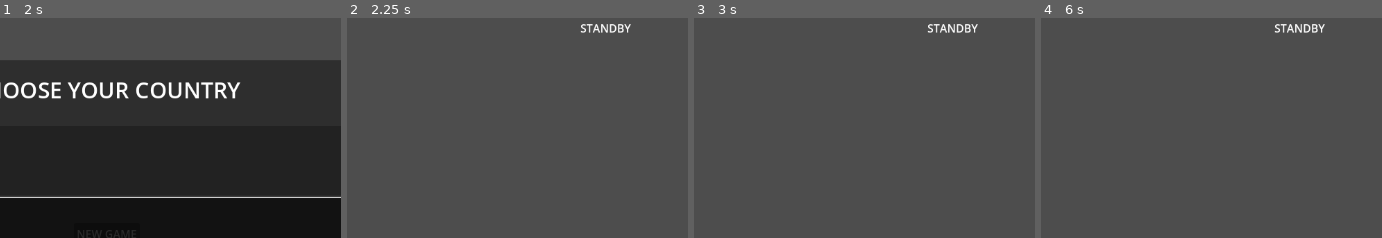
Above: before the commit, frames 1-4 (left to right).
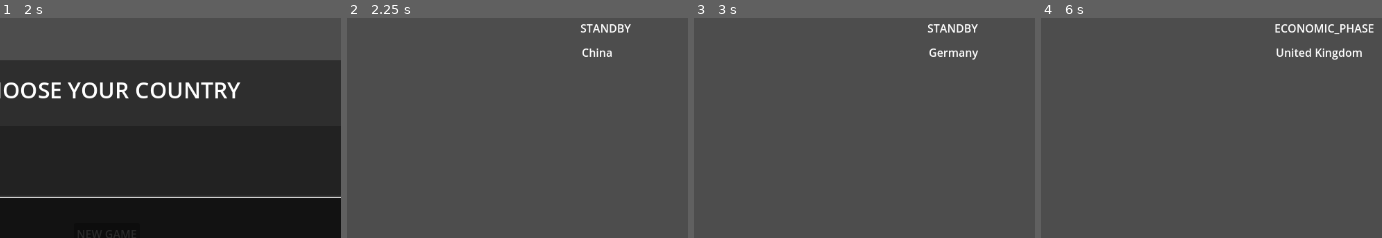
Above: after the commit, the same moments.

Repository: Bigfeta1/Political-Sim
Game: Godot game, scene res://Scenes/main_scene.tscn
Same seed, same stepped clock (60 frames per second), same inputs: the game is played once before the commit and once after it.
Inputs:
- Up to frame 1 (2 s): click "NEW GAME" at 0.5 s; click "NEW GAME" at 1.25 s
- Up to frame 2 (2.25 s): click "BEGIN" at 2 s
- Up to frame 3 (3 s): click "END TURN" at 2.75 s
- Up to frame 4 (6 s): click "END TURN" at 3.5 s; click "END TURN" at 4.25 s; tap Enter at 5 s; tap Space at 5.75 s
The pictures show only the part of the screen within x 26-76%, y 0-50%; the shares and areas given below are measured in that part.

Frame 1 is identical in both runs. In frame 2, 0.2% of the frame differs, in the area x 68-78%, y 13-18%; in frame 3, 0.3%; in frame 4, 1.3%, in the area x 68-98%, y 2-20%.

Commit message:
proper turn order!

Diff:
--- a/Scenes/ConfigureRound/state_manager.tscn
+++ b/Scenes/ConfigureRound/state_manager.tscn
@@ -12,3 +12,7 @@
 
 [node name="PhaseManager" type="Node" parent="."]
 script = ExtResource("3_phase")
+
+[connection signal="all_turns_completed" from="TurnManager" to="PhaseManager" method="next_phase"]
+[connection signal="cycle_completed" from="PhaseManager" to="." method="_on_phase_manager_cycle_completed"]
+[connection signal="phase_changed" from="PhaseManager" to="TurnManager" method="start_turns" unbinds=1]
--- a/Scenes/PlayingRound/playing_round_ui.tscn
+++ b/Scenes/PlayingRound/playing_round_ui.tscn
@@ -14,12 +14,21 @@
 grow_vertical = 2
 script = ExtResource("1_ijrtg")
 
-[node name="Button" type="Button" parent="."]
+[node name="Buttons" type="Control" parent="."]
+layout_mode = 1
+anchors_preset = 15
+anchor_right = 1.0
+anchor_bottom = 1.0
+grow_horizontal = 2
+grow_vertical = 2
+mouse_filter = 2
+
+[node name="EndTurnButton" type="Button" parent="Buttons"]
 layout_mode = 0
 offset_left = 1049.0
 offset_top = 609.0
-offset_right = 1136.0
-offset_bottom = 633.0
+offset_right = 1139.0
+offset_bottom = 640.0
 text = "END TURN"
 script = ExtResource("2_r6u7c")
 
--- a/Scripts/Logic/PlayingRound/phase_manager.gd
+++ b/Scripts/Logic/PlayingRound/phase_manager.gd
@@ -11,9 +11,21 @@
 
 signal phase_change_requested(new_phase: RoundPhase)
 signal phase_changed(new_phase: RoundPhase)
+signal cycle_completed
 
 func _ready():
 	phase_change_requested.connect(advance_phase)
+
+func next_phase():
+	var cycle = RoundPhase.values().filter(func(phase): return phase != RoundPhase.STANDBY)
+	var next_index = cycle.find(current_phase) + 1
+
+	if next_index >= cycle.size():
+		next_index = 0
+		if current_phase != RoundPhase.STANDBY:
+			cycle_completed.emit()
+
+	advance_phase(cycle[next_index])
 
 func advance_phase(new_phase: RoundPhase):
 	if current_phase == new_phase:
--- a/Scripts/Logic/PlayingRound/states.gd
+++ b/Scripts/Logic/PlayingRound/states.gd
@@ -3,12 +3,13 @@
 @onready var turn_manager = $TurnManager
 @onready var phase_manager = $PhaseManager
 
+signal round_changed(new_round: int)
 
+var current_round: int = 0
 
-# Called when the node enters the scene tree for the first time.
-func _ready() -> void:
-	pass # Replace with function body.
+func set_round(new_round: int) -> void:
+	current_round = new_round
+	round_changed.emit(current_round)
 
-# Called every frame. 'delta' is the elapsed time since the previous frame.
-func _process(delta: float) -> void:
-	pass
+func _on_phase_manager_cycle_completed() -> void:
+	set_round(current_round + 1)
--- a/Scripts/Logic/PlayingRound/turn_manager.gd
+++ b/Scripts/Logic/PlayingRound/turn_manager.gd
@@ -2,6 +2,7 @@
 
 signal turn_change_requested(new_turn: int)
 signal turn_changed(new_turn)
+signal all_turns_completed
 
 var turn_order: Array = []
 var current_turn_index: int = -1
@@ -21,6 +22,16 @@
 	turn_order = new_order
 	current_turn_index = -1
 
+func get_current_turn():
+	if current_turn_index == -1:
+		return null
+
+	return turn_order[current_turn_index]
+
+func start_turns():
+	current_turn_index = -1
+	next_turn()
+
 func next_turn():
 	if turn_order.is_empty():
 		return
@@ -28,7 +39,9 @@
 	var next_turn_index = current_turn_index + 1
 
 	if next_turn_index >= turn_order.size():
-		next_turn_index = 0
+		current_turn_index = -1
+		all_turns_completed.emit()
+		return
 
 	var next_player = turn_order[next_turn_index]
 
--- a/Scripts/UI/PlayingRound/end_turn_button.gd
+++ b/Scripts/UI/PlayingRound/end_turn_button.gd
@@ -11,4 +11,4 @@
 	pass # Replace with function body.
 
 func _pressed() -> void:
-	pass
+	state_manager.turn_manager.next_turn()
--- a/Scripts/UI/PlayingRound/playing_round_ui.gd
+++ b/Scripts/UI/PlayingRound/playing_round_ui.gd
@@ -1,6 +1,6 @@
 extends Control
 
-@onready var end_turn_button = $Button
+@onready var end_turn_button = $Buttons/EndTurnButton
 @onready var turn_label = $TurnLabel
 @onready var phase_label = $PhaseLabel
 
--- a/Scripts/UI/PlayingRound/turn_label.gd
+++ b/Scripts/UI/PlayingRound/turn_label.gd
@@ -9,6 +9,7 @@
 func initialize(turn_mngr):
 	turn_manager = turn_mngr
 	turn_manager.turn_changed.connect(draw_text)
+	draw_text(turn_manager.get_current_turn())
 
 func draw_text(new_turn):
 	if turn_manager != null:
